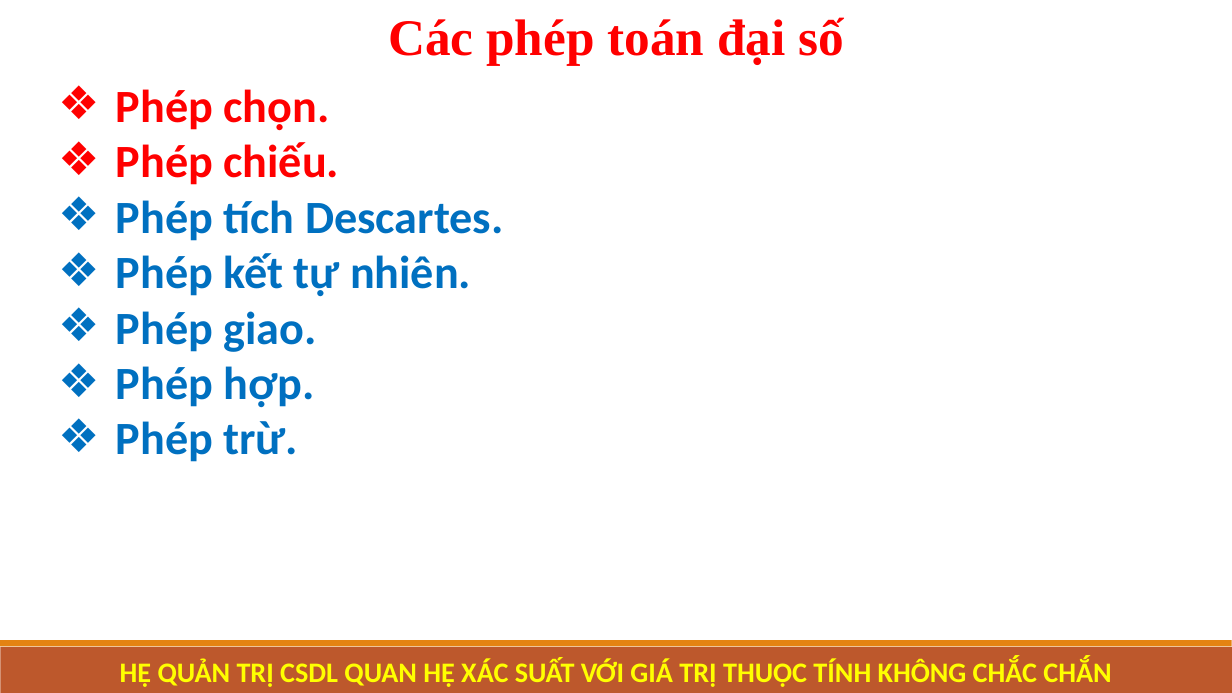
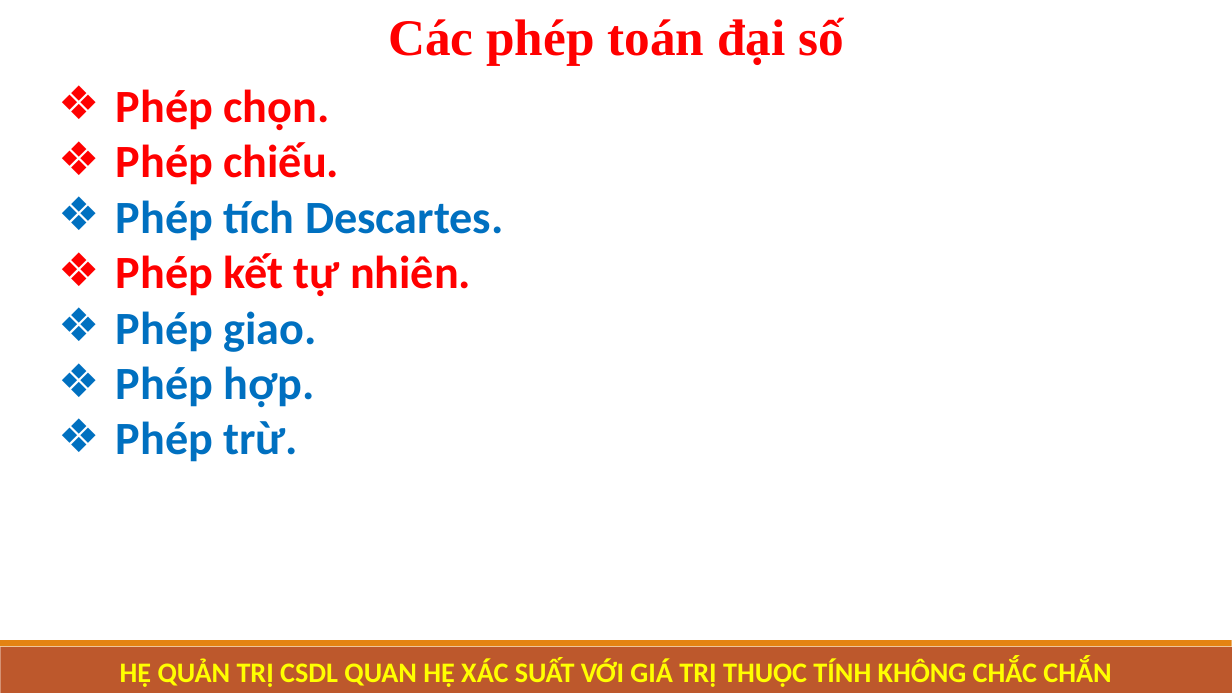
Before and after one commit to Nguyen-Dinh-Sang/PRDB_SQLine, a slide deck: slide 8 of Document/KLTN_Sang_Hai.pptx (slide 9 before the commit). Drawn at 1232x693 pixels with LibreOffice and Linux fonts; fonts in the diff are those of the drawing. Boxes give left, top, right and bottom in pixels: in the first picture for what was removed or moved away, otherwise in the second. Text is boxed around its words. In the diff, an @@ line names an element or a change of style, - is before the commit and + after.

```diff
--- a/Document/KLTN_Sang_Hai.pptx
+++ b/Document/KLTN_Sang_Hai.pptx
@@ text at (116, 253, 471, 297): text colour #0070C0 to #FF0000 in "Phép kết tự nhiên." @@
```
Also in this commit, not shown: 10 other slides changed, 3 slides added, 2 slides removed, 2 other files.
